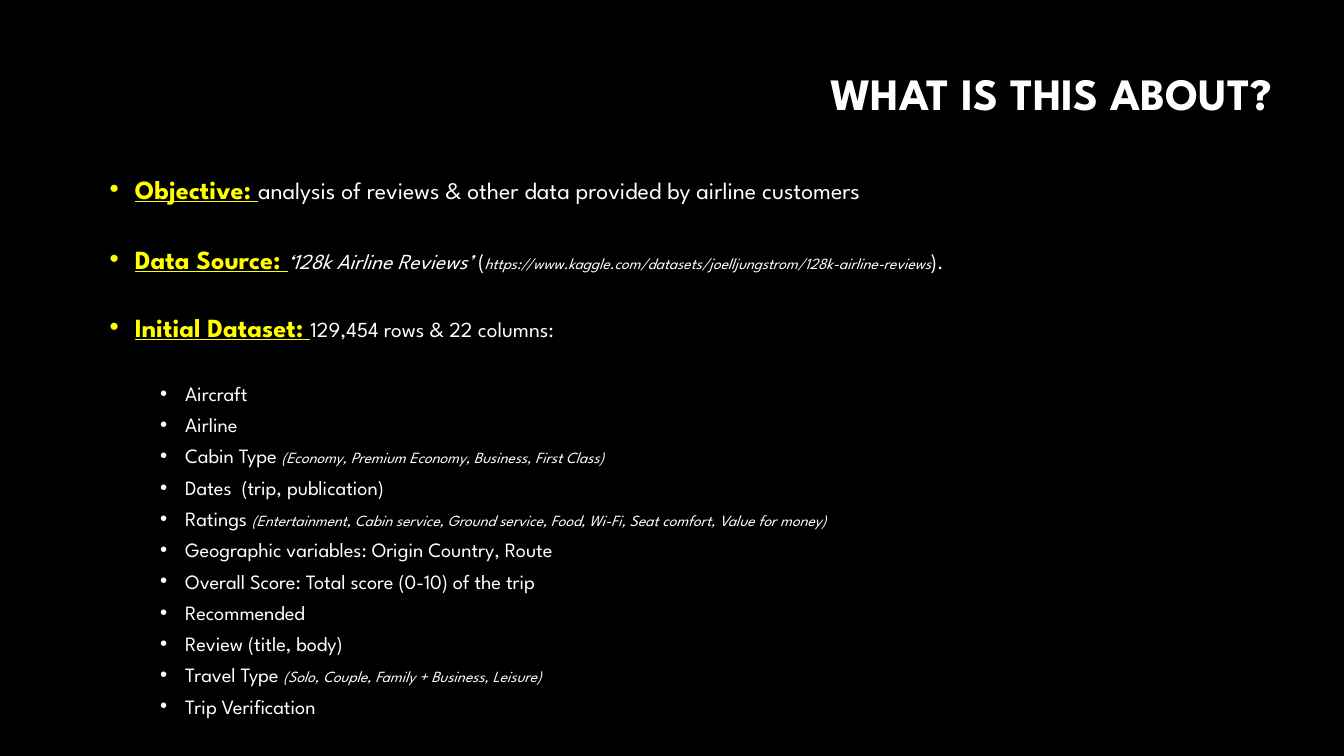
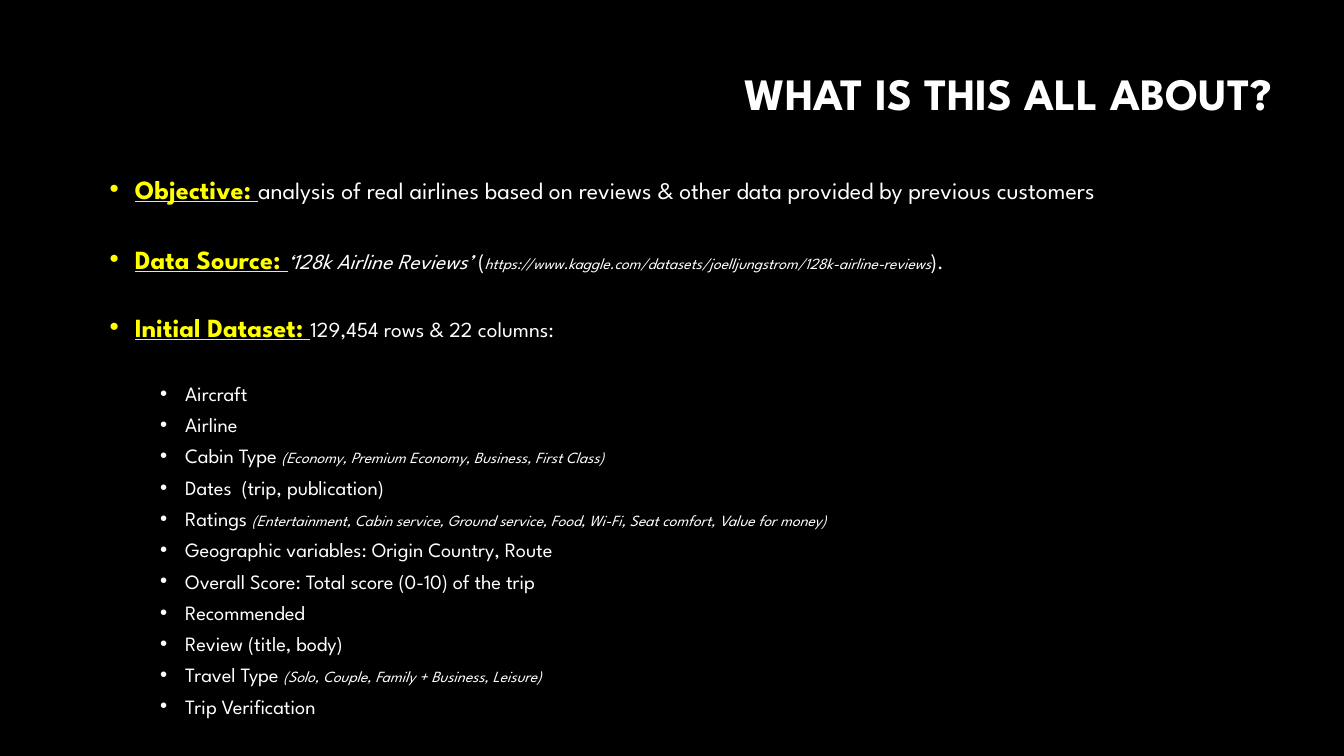
Before and after one commit to aidamouref/Airlines-Analyser, a slide deck: slide 5 of Airlines Analysis.pptx (slide 3 before the commit). Drawn at 1344x756 pixels with LibreOffice and Linux fonts; fonts in the diff are those of the drawing; background and template pictures are left out. Boxes give left, top, right and bottom in pixels: in the first picture for what was removed or moved away, otherwise in the second. Text is boxed around its words. In the diff, an @@ line names an element or a change of style, - is before the commit and + after.

Commit message:
improve sentiment analysis

```diff
--- a/Airlines Analysis.pptx
+++ b/Airlines Analysis.pptx
@@ title at (744, 80, 1272, 111): text changed @@
-WHAT IS THIS ABOUT?
+WHAT IS THIS ALL ABOUT?
@@ text at (135, 181, 1095, 205): text changed @@
-• Objective: analysis of reviews & other data provided by airline customers
+• Objective: analysis of real airlines based on reviews & other data provided by previous customers
```
Also in this commit, not shown: 8 other slides changed, 7 slides added, 13 other files.
